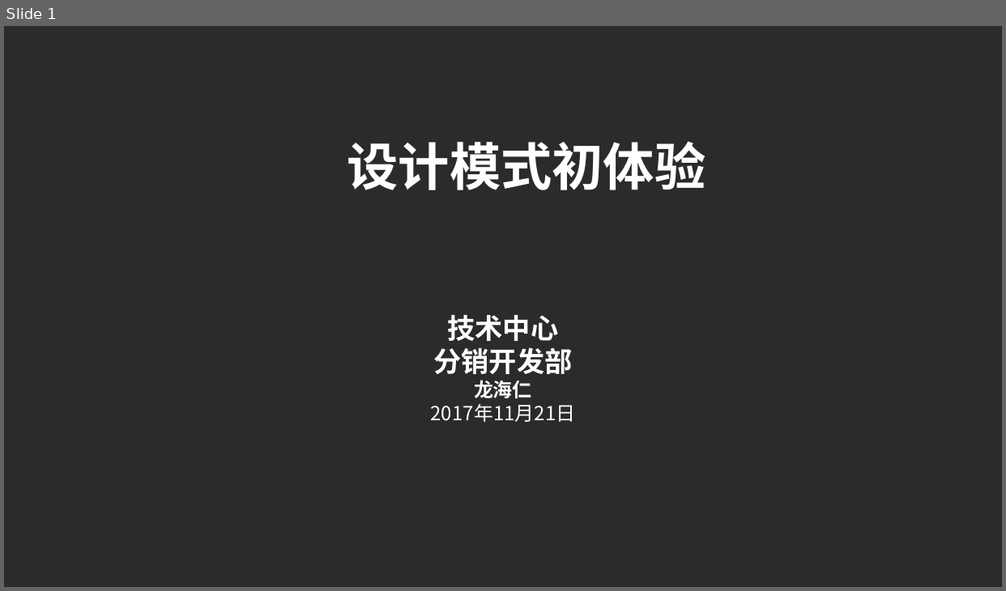
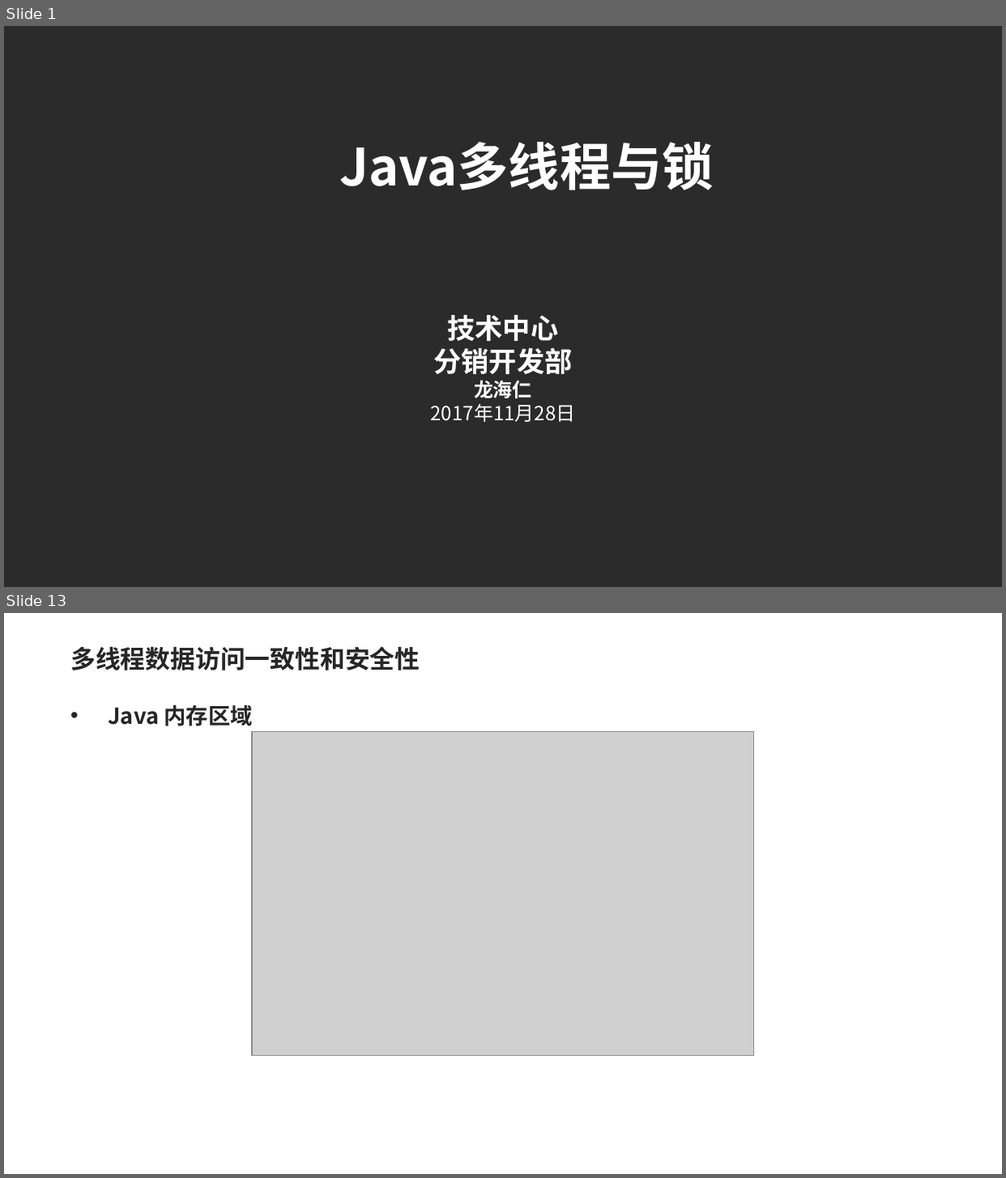
Before and after one commit to lhrimperial/study, a slide deck: study-thread/doc/Java多线程与锁.pptx. Shown one above the other, each under a label of ours: slide 1 before the commit, slides 1 and 13 after it; the slides between them are not shown. The pictures are 1006x591 and 1006x1178 pixels, drawn with LibreOffice and Linux fonts; fonts in the diff are those of the drawing; grey boxes stand for pictures; background and template pictures are left out; a plain dark background stands for a picture behind light text. Boxes give left, top, right and bottom in pixels: in the first picture for what was removed or moved away, otherwise in the second. Text is boxed around its words. In the diff, an @@ line names an element or a change of style, - is before the commit and + after.

```diff
--- a/study-thread/doc/Java多线程与锁.pptx
+++ b/study-thread/doc/Java多线程与锁.pptx
@@ slide 13 added at (4,613,1002,1174), background picture (left out) @@
@@ title added at (70,646,420,671), 18 pt, text #262626, bold @@
+多线程数据访问一致性和安全性
@@ text added at (108,705,253,726), 16 pt, text #262626, bold @@
+• Java 内存区域
@@ picture added at (252,732,753,1056) @@
@@ slide 1 changed as well @@
@@ text at (339,142,714,190): text changed @@
-设计模式初体验
+Java多线程与锁
@@ text at (431,404,576,422): text changed @@
-2017年11月21日
+2017年11月28日
```
Also in this commit, not shown: 5 other slides changed, 22 other slides added, 28 slides removed, 46 other files.
